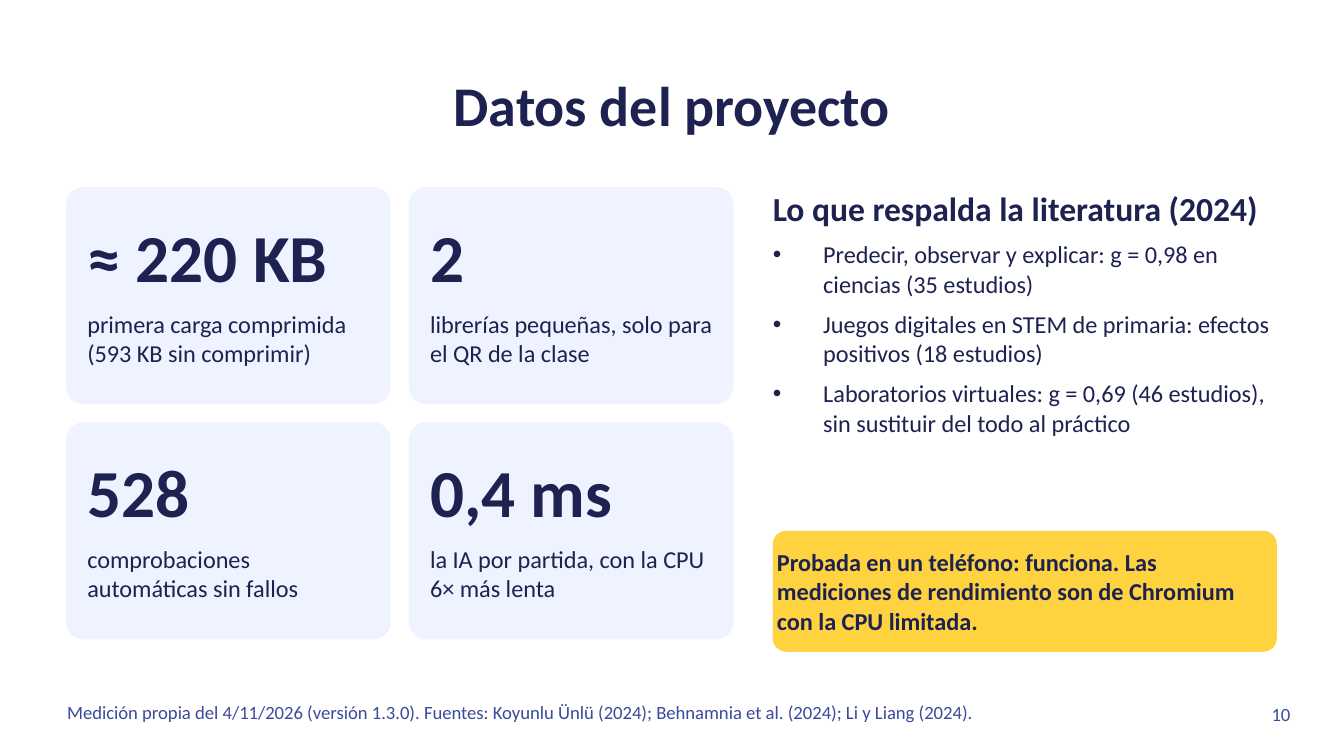
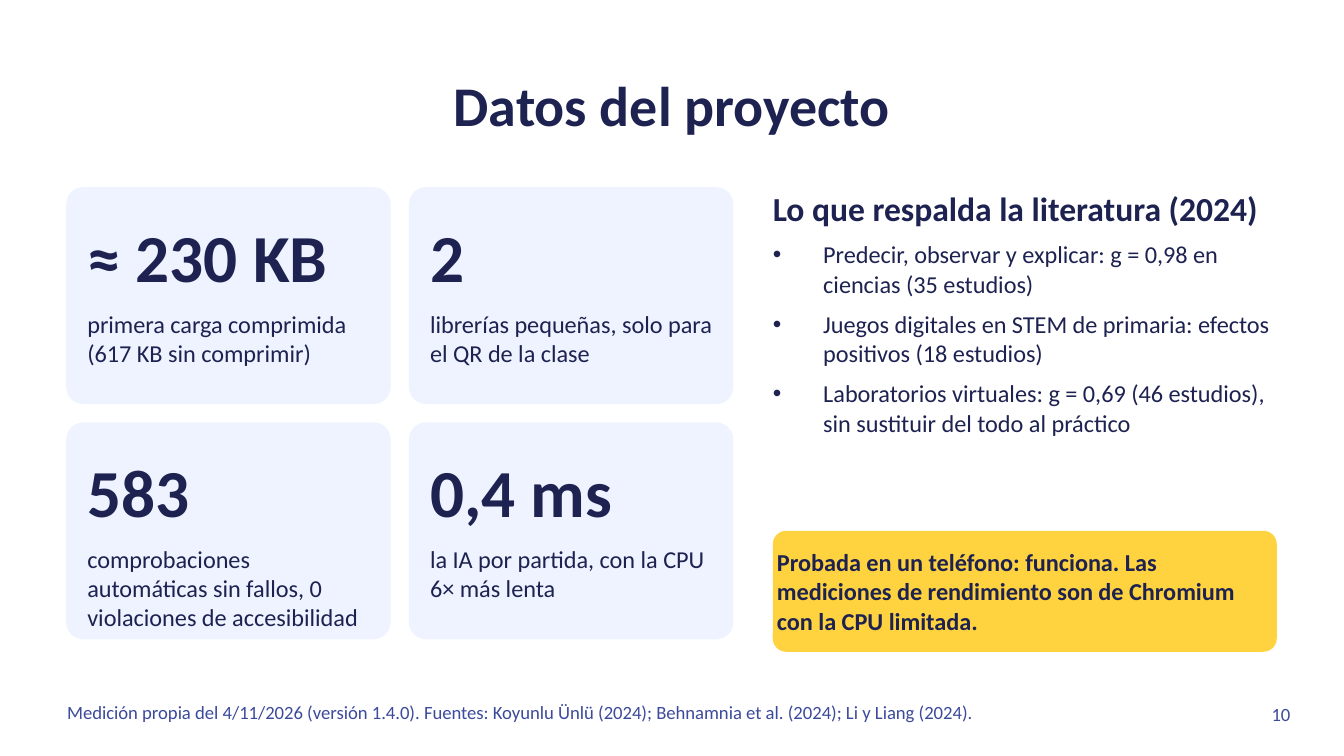
Before and after one commit to danielvaldess/chispa-lab, a slide deck: slide 10 of docs/presentacion/Chispa-Lab-hack4edu-2026.pptx. Drawn at 1344x756 pixels with LibreOffice and Linux fonts; fonts in the diff are those of the drawing. Boxes give left, top, right and bottom in pixels: in the first picture for what was removed or moved away, otherwise in the second. Text is boxed around its words. In the diff, an @@ line names an element or a change of style, - is before the commit and + after.

```diff
--- a/docs/presentacion/Chispa-Lab-hack4edu-2026.pptx
+++ b/docs/presentacion/Chispa-Lab-hack4edu-2026.pptx
@@ text at bbox=[136, 238, 327, 283]: text changed @@
-≈ 220 KB
+≈ 230 KB
@@ text at bbox=[87, 316, 346, 366]: text changed @@
-primera carga comprimida (593 KB sin comprimir)
+primera carga comprimida (617 KB sin comprimir)
@@ text at bbox=[87, 470, 189, 518]: text changed @@
-528
+583
@@ text at bbox=[87, 551, 358, 626]: text changed @@
-comprobaciones automáticas sin fallos
+comprobaciones automáticas sin fallos, 0 violaciones de accesibilidad
@@ text at bbox=[67, 704, 973, 722]: text changed @@
-Medición propia del 4/11/2026 (versión 1.3.0). Fuentes: Koyunlu Ünlü (2024); Behnamnia et al. (2024); Li y Liang (2024).
+Medición propia del 4/11/2026 (versión 1.4.0). Fuentes: Koyunlu Ünlü (2024); Behnamnia et al. (2024); Li y Liang (2024).
```
Also in this commit, not shown: 4 other slides changed, 11 other files.
